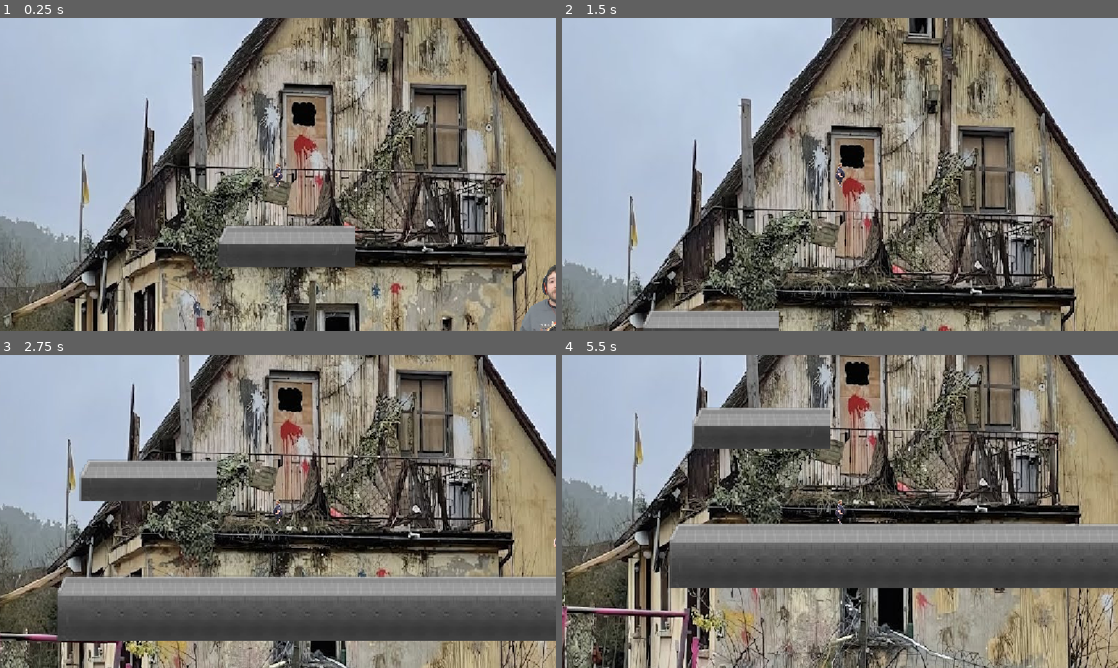
Above: before the commit, frames 1-4 (two rows, left to right).
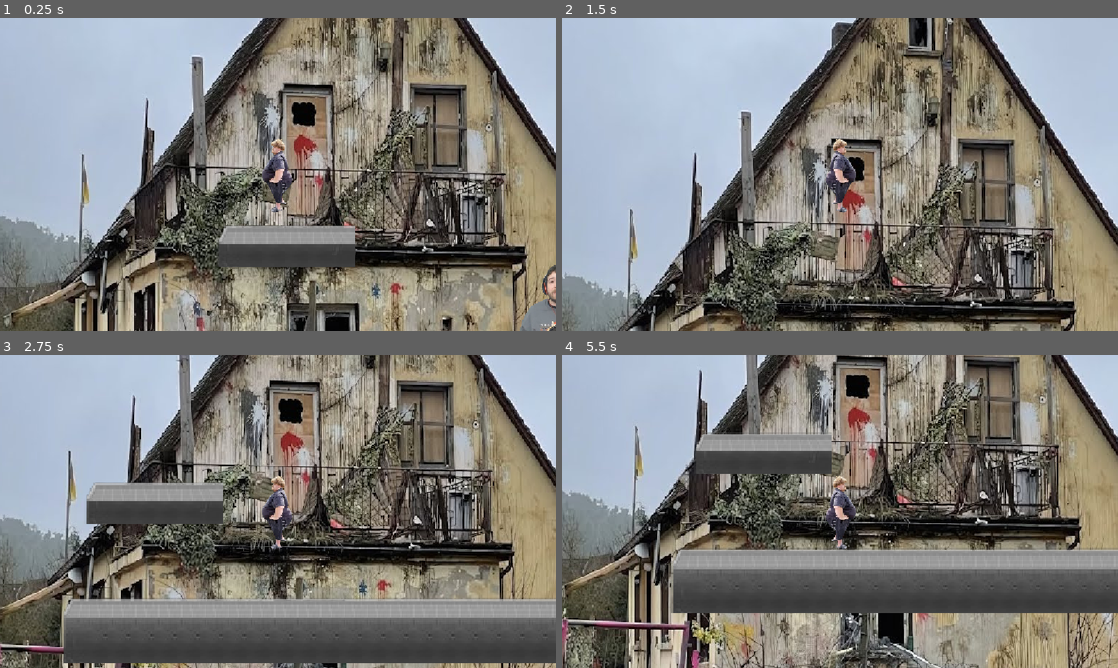
Above: after the commit, the same moments.

Repository: LorisSuperstar/dragonGame
Game: Godot game, scene res://Map/Level_1.tscn
Same seed, same stepped clock (60 frames per second), same inputs: the game is played once before the commit and once after it.
Inputs:
- Up to frame 1 (0.25 s): no input
- Up to frame 2 (1.5 s): hold D (go_right) from 0.53 s (still down); tap Space (jump) at 0.77 s
- Up to frame 3 (2.75 s): tap Space (jump) at 1.52 s; release D (go_right) at 2.03 s; hold A (go_left) from 2.03 s (still down)
- Up to frame 4 (5.5 s): tap Space (jump) at 3.02, 3.77, 4.52 s; release A (go_left) at 4.28 s; hold D (go_right) from 4.28 s (still down)

The runs differ from the first frame. In frame 1, 0.6% of the frame differs, in the area x 47-53%, y 38-63%; in frame 2, 42%; in frame 3, 58%; in frame 4, 60%, in the area x 0-100%, y 0-100%.

Commit message:
add checkpoint

Diff:
--- a/Block/check_point.gd
+++ b/Block/check_point.gd
@@ -7,3 +7,4 @@
 	if body.name == "Player" and not activated:
 		activated = true
 		body.global_position_checkpoint = global_position
+		$Checkpoint.play()
--- a/Block/check_point.tscn
+++ b/Block/check_point.tscn
@@ -2,6 +2,7 @@
 
 [ext_resource type="Script" uid="uid://cskl6me2givbg" path="res://Block/check_point.gd" id="1_7au6x"]
 [ext_resource type="Texture2D" uid="uid://clwktmuwnlc2j" path="res://Block/Screenshot_2026-07-17_144829-removebg-preview.png" id="1_uu6af"]
+[ext_resource type="AudioStream" uid="uid://bragr8sotq443" path="res://Block/Danke Herr Müller.mp3" id="3_hr8d2"]
 
 [sub_resource type="CapsuleShape2D" id="CapsuleShape2D_g4v7s"]
 radius = 81.0
@@ -17,4 +18,7 @@
 position = Vector2(9, 9)
 shape = SubResource("CapsuleShape2D_g4v7s")
 
+[node name="Checkpoint" type="AudioStreamPlayer2D" parent="." unique_id=1776676959]
+stream = ExtResource("3_hr8d2")
+
 [connection signal="body_entered" from="." to="." method="_on_body_entered"]
--- a/Map/Level_1.tscn
+++ b/Map/Level_1.tscn
@@ -837,6 +837,10 @@
 tile_map_data = PackedByteArray("AAAAAAsAAAAAAAAAAAAAAAwAAAAAAAEAAAAAAA0AAAAAAAIAAAAXAAsAAAABAAAAAAAXAAwAAAABAAEAAAAXAA …(3232 unchanged characters)…
 tile_set = SubResource("TileSet_jgsfc")
 
+[node name="Player" parent="TileMapLayer" unique_id=1504159941 instance=ExtResource("3_ynyo3")]
+position = Vector2(59, 54.666668)
+scale = Vector2(0.33333334, 0.33333334)
+
 [node name="Items" type="Node2D" parent="." unique_id=184810728]
 
 [node name="Monster" parent="Items" unique_id=833427457 instance=ExtResource("6_hda5w")]
@@ -884,7 +888,4 @@
 position = Vector2(1063, 447)
 scale = Vector2(0.4, 0.4)
 
-[node name="Player" parent="." unique_id=1504159941 instance=ExtResource("3_ynyo3")]
-position = Vector2(177, 164)
-
 [connection signal="body_entered" from="Area2D" to="Area2D" method="_on_body_entered"]
Not shown, added: Block/Danke Herr Müller.mp3.import
Not shown, added: Block/Danke Herr Müller.mp3
